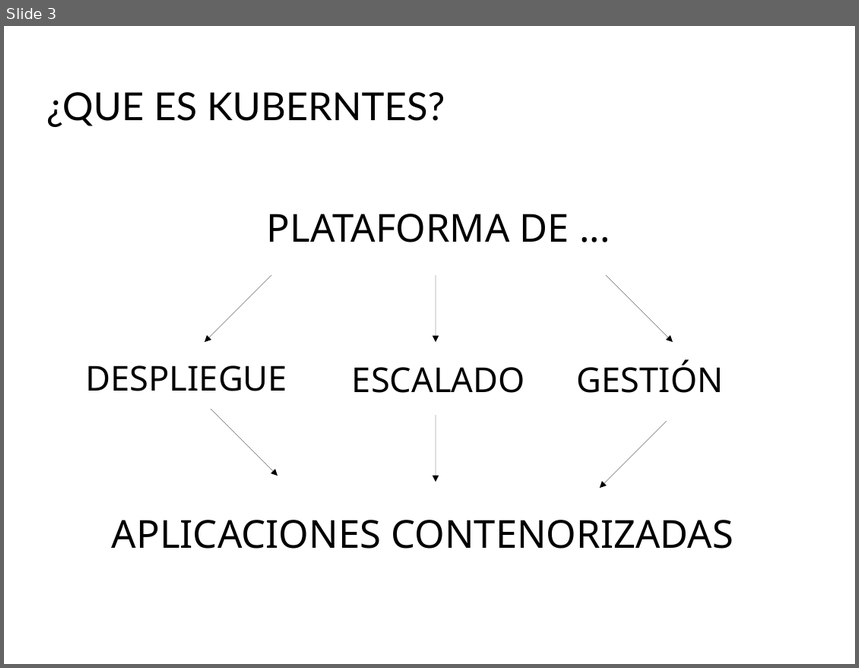
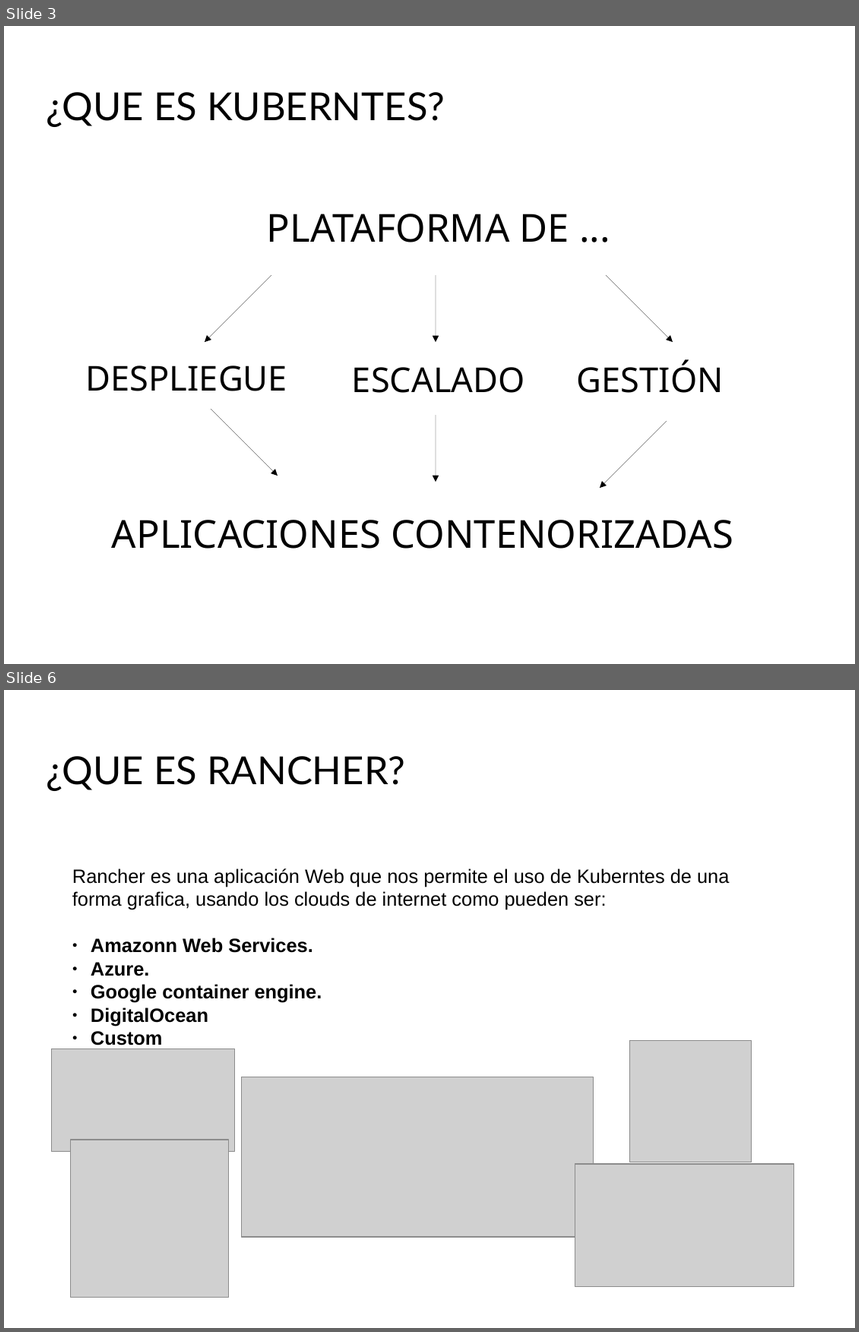
Before and after one commit to Juanjosegongora/kubernetes, a slide deck: proyecto_kubernetes.odp. Shown one above the other, each under a label of ours: slide 3 before the commit, slides 3 and 6 after it; the slides between them are not shown. The pictures are 859x668 and 859x1332 pixels, drawn with LibreOffice and Linux fonts; fonts in the diff are those of the drawing; grey boxes stand for pictures; background and template pictures are left out. Boxes give left, top, right and bottom in pixels: in the first picture for what was removed or moved away, otherwise in the second. Text is boxed around its words. In the diff, an @@ line names an element or a change of style, - is before the commit and + after.

```diff
--- a/proyecto_kubernetes.odp
+++ b/proyecto_kubernetes.odp
@@ slide 6 added at bbox=[4, 690, 855, 1328], background picture (left out) @@
@@ title added at bbox=[47, 756, 405, 791], 36 pt, text #000000 @@
+¿QUE ES RANCHER?
@@ text added at bbox=[72, 869, 729, 1049], 18 pt, text #000000 @@
+Rancher es una aplicación Web que nos permite el uso de Kuberntes de una forma grafica, usando los clouds de internet como pueden ser:
+● Amazonn Web Services.
+● Azure.
+● Google container engine.
+● DigitalOcean
+● Custom
@@ picture added at bbox=[51, 1049, 235, 1153] @@
@@ picture added at bbox=[630, 1040, 752, 1162] @@
@@ picture added at bbox=[242, 1078, 594, 1238] @@
@@ picture added at bbox=[71, 1141, 230, 1299] @@
@@ picture added at bbox=[576, 1164, 794, 1287] @@
```
Also in this commit, not shown: 2 slides changed, 3 other slides added, 1 other file.
